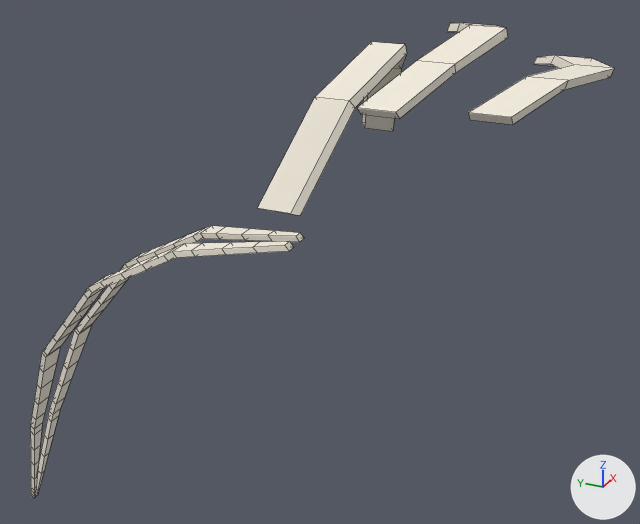
A saved change to the FBX model unity/Assets/LetMeSleep/Content/Characters/Customization/Models/Mosquito/mosquito.markings__rayas.fbx.
Before and after are seen from a camera (50 mm lens) standing at (-0.257, -0.043, 0.23) and looking at (0.022, 0.083, 0.091). Arrows for +X, +Y and +Z are at lower right; the lights stay in place. The picture after the commit comes second. Mesh edges are drawn as thin lines.

Names of what the first picture shows: 'MosquitoPartMarkings'.
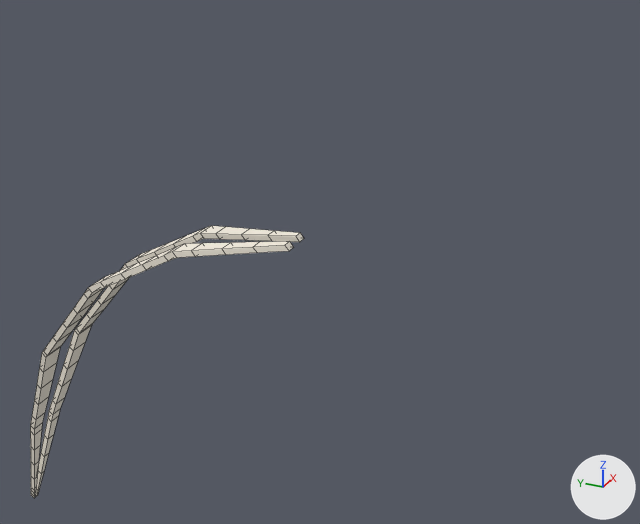
Changed parts and their boxes (x1, y1, x2, y2) in the pictures (640 x 524 px):
'MosquitoPartMarkings', reshaped (53% narrower, 43% shorter)
    before: (30, 23, 614, 498)
    after: (30, 226, 304, 498)
part 1 of me_mosquitopartmarkings_001, deleted
    before: (468, 55, 614, 125)
part 2 of me_mosquitopartmarkings_001, deleted
    before: (258, 42, 407, 215)
part 3 of me_mosquitopartmarkings_001, deleted
    before: (357, 23, 508, 119)

The change, as a list of edits to the scene's bpy script:
```text
Change me_mosquitopartmarkings_001:
    used by ob_mosquitopartmarkings; location = (0.0, 0.0, 0.0)
    remove me_mosquitopartmarkings_001.from_pydata(...)  # 276 vertices, 266 faces; spans x -0.041..0.041, y -0.016..0.225, z -0.051..0.185
    add me_mosquitopartmarkings_001.from_pydata(...)  # 216 vertices, 212 faces; spans x -0.017..0.017, y 0.082..0.225, z -0.051..0.108
    me_mosquitopartmarkings_001 part 1: the loose piece of 20 vertices spanning x -0.041..0.041, y -0.016..0.014, z 0.168..0.177 is deleted
    me_mosquitopartmarkings_001 part 2: the loose piece of 20 vertices spanning x -0.041..0.041, y 0.044..0.075, z 0.135..0.178 is deleted
    me_mosquitopartmarkings_001 part 3: the loose piece of 20 vertices spanning x -0.041..0.04, y 0.014..0.044, z 0.167..0.185 is deleted
```
